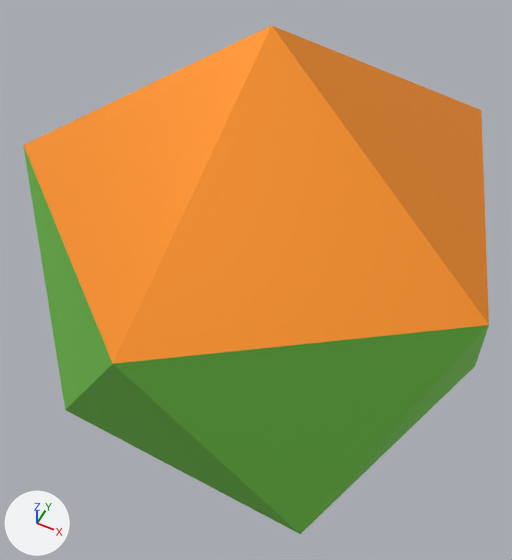
Two versions of the glTF model vr/objetos/a53b.glb, one commit apart.
Both versions are drawn from a 50 mm camera at (7.65, -10.94, 11.49) aimed at (4.81, -5.27, 4.4). Arrows for +X, +Y and +Z are at lower left; the lights stay in place.

Objects in the first picture: 'root'.
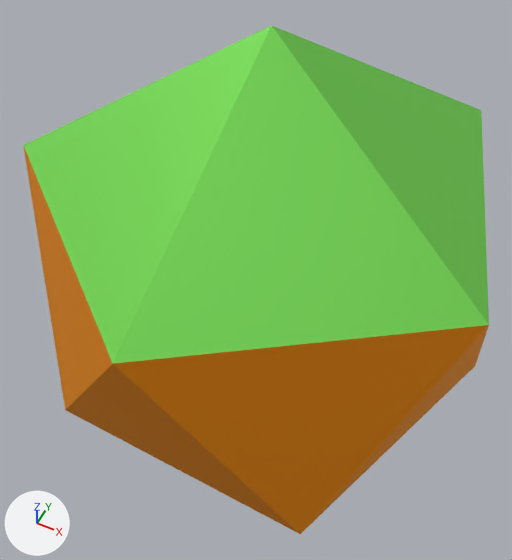
The change, as a list of edits to the scene's bpy script:
```text
Change mat_color_f06:
    mat_color_f06.base_color: (0.233, 0.712, 0.1) -> (1.0, 0.325, 0.0)  # green #85db59 -> orange #ff9a00
Change mat_color_c04:
    mat_color_c04.base_color: (1.0, 0.325, 0.0278) -> (0.2, 0.712, 0.1)  # orange #ff9a2e -> green #7cdb59
```

Changed parts and their boxes [x1, y1, x2, y2] in the pictures (512 x 560 px):
'root', recoloured: [23, 25, 489, 534] in both
